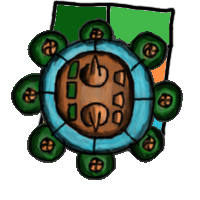
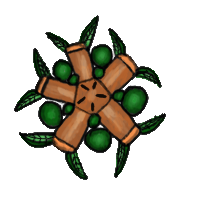
Comparing the layer stacks of the two 200 x 200 images. Changes:
added layer "trade" above "trade highlight" over [14, 15, 166, 180]
added layer "trade highlight" (soft light) above "trade color" over [20, 29, 156, 166]
added layer "trade color" above "trade background" over [16, 16, 165, 180]
added layer "trade background" above "habitat" over [14, 15, 166, 180]
hid "habitat" over [11, 18, 183, 180]
hid "habitat highlight" over [19, 23, 177, 178]
hid "habitat color" over [12, 18, 183, 180]
hid "habitat background" over [11, 18, 183, 180]
hid "palette" over [35, 0, 176, 152]
hid "Background" over [11, 0, 183, 180]
